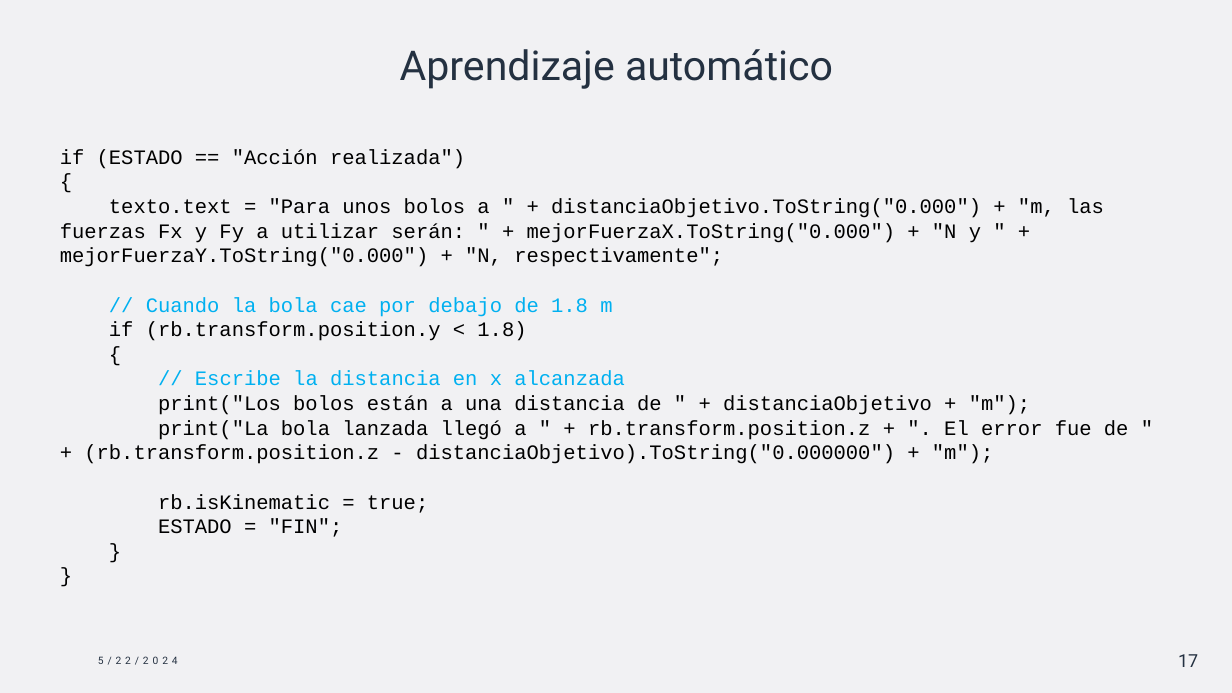
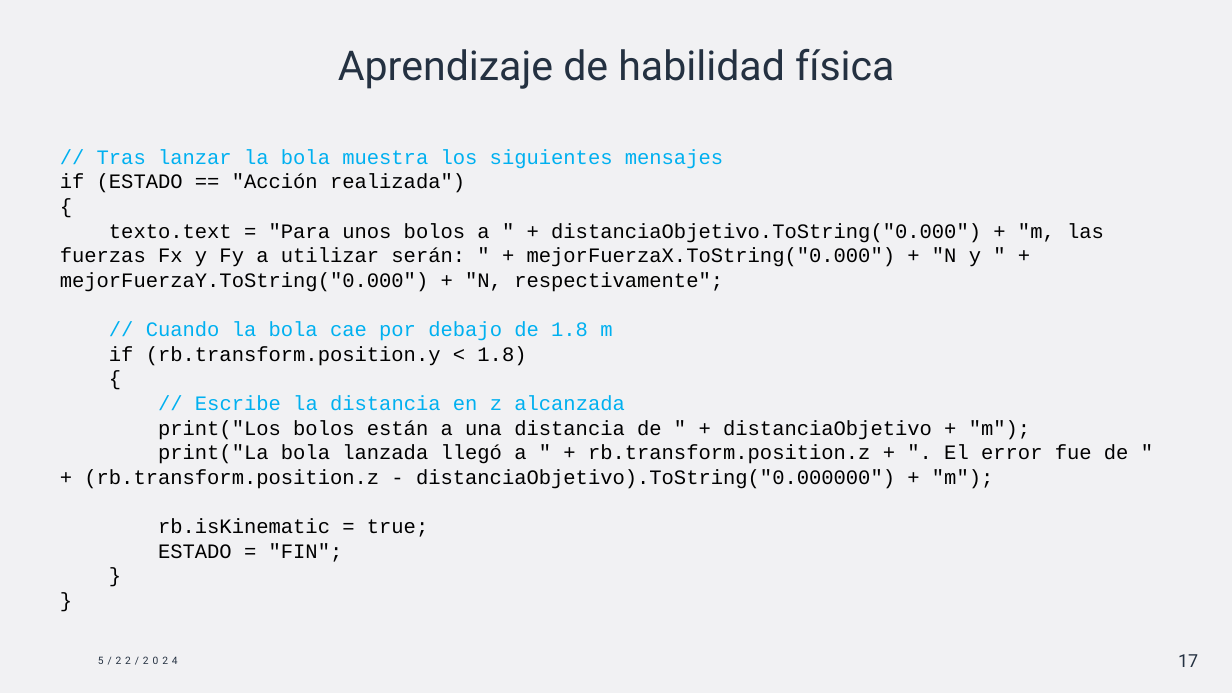
Before and after one commit to ignamarga1/Bowling24, a slide deck: slide 17 of La bolera.pptx. Drawn at 1232x693 pixels with LibreOffice and Linux fonts; fonts in the diff are those of the drawing. Boxes give left, top, right and bottom in pixels: in the first picture for what was removed or moved away, otherwise in the second. Text is boxed around its words. In the diff, an @@ line names an element or a change of style, - is before the commit and + after.

```diff
--- a/La bolera.pptx
+++ b/La bolera.pptx
@@ title at (338, 49, 894, 89): text changed @@
-Aprendizaje automático
+Aprendizaje de habilidad física
@@ text at (97, 149, 723, 169): paragraph added @@
+// Tras lanzar la bola muestra los siguientes mensajes
@@ text at (195, 395, 625, 411): text changed @@
-// Escribe la distancia en x alcanzada
+// Escribe la distancia en z alcanzada
```
Also in this commit, not shown: 9 other slides changed.
